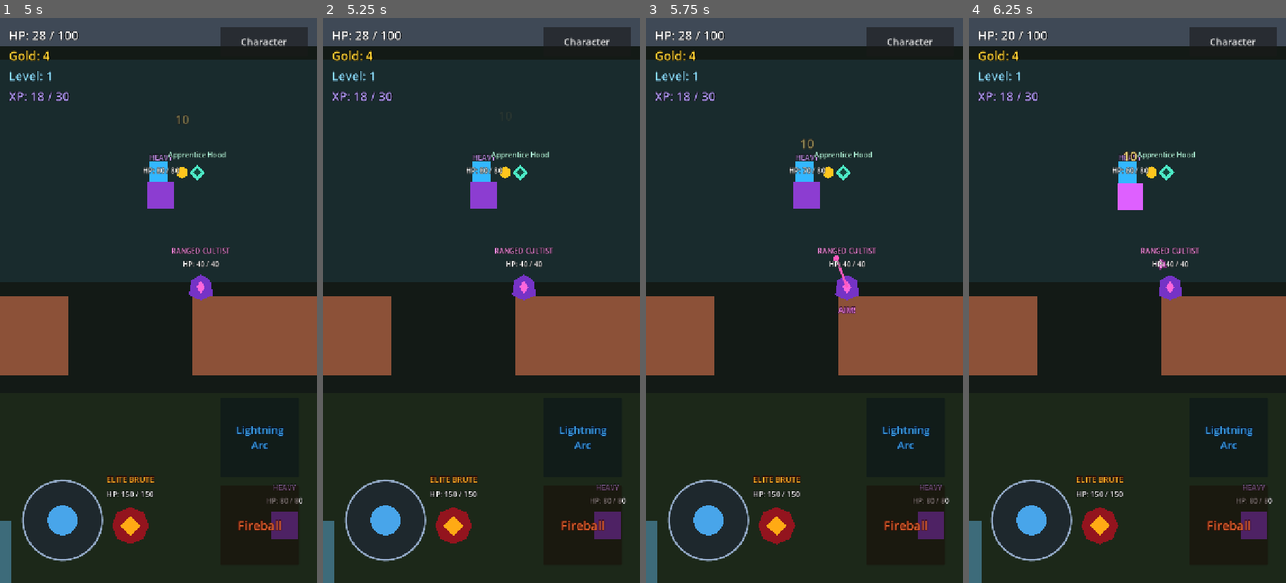
Above: before the commit, frames 1-4 (left to right).
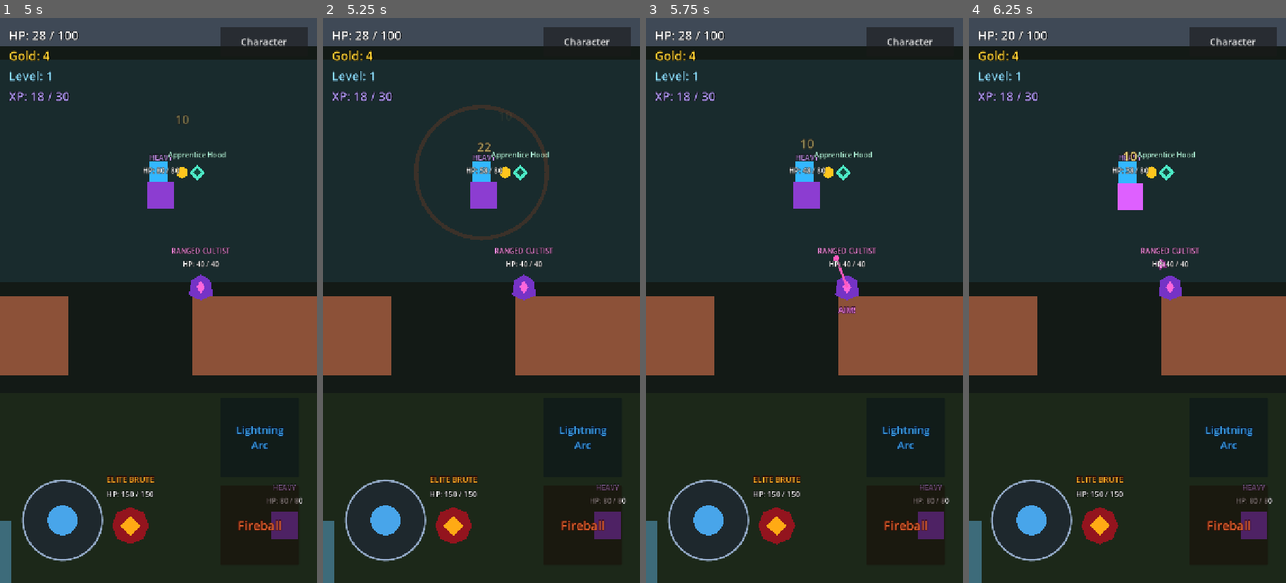
Above: after the commit, the same moments.

Repository: jaakko0/ARPG-game
Game: Godot game, scene res://scenes/main.tscn
Same seed, same stepped clock (60 frames per second), same inputs: the game is played once before the commit and once after it.
Inputs (mouse positions are in pixels of both pictures, inside the frame that each line leads up to):
- Up to frame 1 (5 s): tap Enter at 0.5 s; move the mouse to (228, 272) at 0.52 s; hold D (move_right) 0.53-1.25 s; click (228, 272) at 0.67 s; drag from (95, 328) to (142, 413) at 1.27 s; move the mouse to (190, 176) at 2.02 s; hold D (move_right) 2.03-2.75 s; drag from (142, 413) to (63, 215) at 2.77 s; move the mouse to (253, 385) at 3.52 s; hold A (move_left) 3.53-4.25 s; drag from (63, 215) to (110, 159) at 4.27 s
- Up to frame 2 (5.25 s): move the mouse to (497, 300) at 5.02 s; hold S (move_down) from 5.03 s (still down); click (497, 300) at 5.17 s
- Up to frame 3 (5.75 s): keep holding S (move_down)
- Up to frame 4 (6.25 s): release S (move_down) at 5.75 s; drag from (1079, 159) to (1064, 328) at 5.77 s

Frame 1 is identical in both runs. In frame 2, 1.0% of the frame differs, in the area x 28-72%, y 15-40%; in frame 3, less than 0.1%; in frame 4, less than 0.1%.

Commit message:
Add Flame Nova passive autocast

Diff:
--- a/scenes/player.tscn
+++ b/scenes/player.tscn
@@ -17,6 +17,8 @@
 [ext_resource type="PackedScene" path="res://scenes/character_menu.tscn" id="18_character_menu"]
 [ext_resource type="Script" path="res://scripts/save_coordinator.gd" id="19_save_coordinator_script"]
 [ext_resource type="Script" path="res://scripts/lightning_arc_skill.gd" id="20_lightning_arc_skill_script"]
+[ext_resource type="Script" path="res://scripts/autocast_skill_slots.gd" id="21_autocast_skill_slots_script"]
+[ext_resource type="Script" path="res://scripts/flame_nova_skill.gd" id="22_flame_nova_skill_script"]
 
 [sub_resource type="RectangleShape2D" id="RectangleShape2D_player"]
 size = Vector2(40, 48)
@@ -69,6 +71,12 @@
 
 [node name="LightningArcSkill" type="Node" parent="."]
 script = ExtResource("20_lightning_arc_skill_script")
+
+[node name="AutocastSkillSlots" type="Node" parent="."]
+script = ExtResource("21_autocast_skill_slots_script")
+
+[node name="FlameNovaSkill" type="Node" parent="AutocastSkillSlots"]
+script = ExtResource("22_flame_nova_skill_script")
 
 [node name="HUD" type="CanvasLayer" parent="."]
 layer = 10
--- /dev/null
+++ b/scripts/autocast_skill_slots.gd
@@ -0,0 +1,65 @@
+extends Node
+
+@onready var source := get_parent() as Node2D
+
+var skill_slots: Array[Node] = []
+
+
+func _ready() -> void:
+	for child in get_children():
+		if child.has_method("update_autocast"):
+			skill_slots.append(child)
+
+
+func _physics_process(delta: float) -> void:
+	update_autocast_skills(delta)
+
+
+func update_autocast_skills(delta: float) -> void:
+	if not is_source_available():
+		return
+
+	for skill in skill_slots:
+		if is_instance_valid(skill) and skill.has_method("update_autocast"):
+			skill.call("update_autocast", delta, source.global_position)
+
+
+func get_skill_in_slot(slot_index: int) -> Node:
+	if slot_index < 0 or slot_index >= skill_slots.size():
+		return null
+
+	var skill := skill_slots[slot_index]
+
+	if not is_instance_valid(skill):
+		return null
+
+	return skill
+
+
+func set_skill_in_slot(slot_index: int, skill: Node) -> bool:
+	if slot_index < 0 or (skill != null and not skill.has_method("update_autocast")):
+		return false
+
+	while skill_slots.size() <= slot_index:
+		skill_slots.append(null)
+
+	skill_slots[slot_index] = skill
+	return true
+
+
+func apply_intelligence_bonus(attribute_bonus: int) -> void:
+	for skill in skill_slots:
+		if is_instance_valid(skill) and skill.has_method("apply_intelligence_bonus"):
+			skill.call("apply_intelligence_bonus", attribute_bonus)
+
+
+func is_source_available() -> bool:
+	if source == null or not is_instance_valid(source) or source.is_queued_for_deletion():
+		return false
+
+	var source_health := source.get_node_or_null("Health")
+
+	if source_health != null and int(source_health.get("current_health")) <= 0:
+		return false
+
+	return true
--- /dev/null
+++ b/scripts/flame_nova_skill.gd
@@ -0,0 +1,141 @@
+extends Node
+
+@export var enemy_group: StringName = &"enemy"
+@export_range(0.1, 60.0, 0.1) var autocast_interval: float = 5.0
+@export_range(1.0, 1000.0, 1.0) var radius: float = 170.0
+@export var damage: int = 22
+@export var intelligence_damage_per_point: int = 2
+@export var visual_color: Color = Color(1.0, 0.32, 0.08, 0.9)
+@export_range(1.0, 30.0, 1.0) var visual_width: float = 10.0
+@export_range(0.05, 1.0, 0.01) var visual_lifetime: float = 0.3
+
+var time_until_ready: float
+var base_damage: int
+
+
+func _ready() -> void:
+	base_damage = damage
+	time_until_ready = autocast_interval
+
+
+func apply_intelligence_bonus(attribute_bonus: int) -> void:
+	damage = base_damage + maxi(attribute_bonus, 0) * intelligence_damage_per_point
+
+
+func update_autocast(delta: float, source_position: Vector2) -> bool:
+	time_until_ready = maxf(time_until_ready - delta, 0.0)
+
+	if time_until_ready > 0.0:
+		return false
+
+	return try_activate(source_position)
+
+
+func try_activate(source_position: Vector2) -> bool:
+	var targets := find_targets_in_radius(source_position)
+
+	if targets.is_empty():
+		return false
+
+	var targets_damaged := 0
+
+	for target in targets:
+		if damage_target(target, source_position):
+			targets_damaged += 1
+
+	if targets_damaged == 0:
+		return false
+
+	spawn_visual(source_position)
+	time_until_ready = autocast_interval
+	return true
+
+
+func find_targets_in_radius(source_position: Vector2) -> Array[Node2D]:
+	var targets: Array[Node2D] = []
+	var seen_target_ids: Dictionary = {}
+	var radius_squared := radius * radius
+
+	for candidate in get_tree().get_nodes_in_group(enemy_group):
+		var target := candidate as Node2D
+
+		if not is_valid_target(target):
+			continue
+
+		var target_id := target.get_instance_id()
+
+		if (
+			seen_target_ids.has(target_id)
+			or source_position.distance_squared_to(target.global_position) > radius_squared
+		):
+			continue
+
+		seen_target_ids[target_id] = true
+		targets.append(target)
+
+	return targets
+
+
+func is_valid_target(target: Node2D) -> bool:
+	if (
+		target == null
+		or not is_instance_valid(target)
+		or target.is_queued_for_deletion()
+		or not target.has_method("take_damage")
+	):
+		return false
+
+	var target_health := target.get_node_or_null("Health")
+
+	if target_health != null and int(target_health.get("current_health")) <= 0:
+		return false
+
+	return true
+
+
+func damage_target(target: Node2D, source_position: Vector2) -> bool:
+	if not is_valid_target(target):
+		return false
+
+	var hit_direction := (target.global_position - source_position).normalized()
+	target.call("take_damage", damage, hit_direction)
+	return true
+
+
+func spawn_visual(source_position: Vector2) -> void:
+	if get_tree().current_scene == null:
+		return
+
+	var nova_ring := Line2D.new()
+	nova_ring.name = "FlameNovaVisual"
+	nova_ring.width = visual_width
+	nova_ring.default_color = visual_color
+	nova_ring.closed = true
+	nova_ring.antialiased = true
+	nova_ring.z_index = 19
+	nova_ring.points = build_circle_points()
+	nova_ring.scale = Vector2.ONE * 0.25
+	nova_ring.add_to_group(&"flame_nova_visual")
+	get_tree().current_scene.add_child(nova_ring)
+	nova_ring.global_position = source_position
+
+	var visual_tween := nova_ring.create_tween().set_parallel()
+	visual_tween.tween_property(nova_ring, "scale", Vector2.ONE, visual_lifetime)
+	visual_tween.tween_property(
+		nova_ring,
+		"modulate",
+		Color(1.0, 1.0, 1.0, 0.0),
+		visual_lifetime
+	)
+	visual_tween.chain().tween_callback(Callable(nova_ring, "queue_free"))
+
+
+func build_circle_points() -> PackedVector2Array:
+	var circle_points := PackedVector2Array()
+	var point_count := 48
+
+	for point_index in range(point_count):
+		var angle := TAU * float(point_index) / float(point_count)
+		circle_points.append(Vector2.from_angle(angle) * radius)
+
+	return circle_points
--- a/scripts/player.gd
+++ b/scripts/player.gd
@@ -24,6 +24,7 @@
 @onready var save_status_label: Label = $HUD/SaveStatusLabel
 @onready var fireball_skill = $FireballSkill
 @onready var lightning_arc_skill = $LightningArcSkill
+@onready var autocast_skill_slots = $AutocastSkillSlots
 @onready var attribute_panel = $HUD/AttributePanel
 @onready var equipment_panel = $HUD/EquipmentPanel
 @onready var inventory_panel = $HUD/InventoryPanel
@@ -378,6 +379,8 @@
 		if is_instance_valid(skill) and skill.has_method("apply_intelligence_bonus"):
 			skill.call("apply_intelligence_bonus", intelligence_bonus)
 
+	autocast_skill_slots.call("apply_intelligence_bonus", intelligence_bonus)
+
 
 func update_equipment_attribute_bonuses() -> void:
 	attributes.set_equipment_bonuses(
--- a/tests/run_smoke_tests.gd
+++ b/tests/run_smoke_tests.gd
@@ -83,6 +83,7 @@
 
 	if player != null and not enemies.is_empty():
 		await _test_lightning_arc(sandbox, player, enemies)
+		await _test_flame_nova(sandbox, player, enemies)
 		await _test_combat_and_rewards(sandbox, player, enemies)
 		_test_progression(player)
 		_test_item_catalog_and_equipment(player, enemies)
@@ -146,7 +147,7 @@
 
 	var player_components_exist := true
 
-	for component_path in ["Health", "Experience", "Attributes", "Equipment", "Inventory", "SaveSystem", "SaveCoordinator"]:
+	for component_path in ["Health", "Experience", "Attributes", "Equipment", "Inventory", "SaveSystem", "SaveCoordinator", "AutocastSkillSlots"]:
 		if player.get_node_or_null(component_path) == null:
 			player_components_exist = false
 
@@ -157,6 +158,7 @@
 	_check(player.has_method("get_skill_in_slot"), "Player generic skill-slot lookup exists")
 	_check(not player.has_method("try_fireball"), "Player has no duplicate Fireball-specific activation method")
 	_check(not player.has_method("try_lightning_arc"), "Player has no Lightning-specific activation method")
+	_check(not player.has_method("try_flame_nova"), "Player has no Flame-Nova-specific activation method")
 	_check(player.has_method("get_movement_input"), "Player movement input path exists")
 	_check(player.has_method("save_progression") and player.has_method("load_progression"), "Player save/load command entry points exist")
 	_check(not player.has_method("get_progression_save_data"), "Player no longer builds the save payload")
@@ -166,6 +168,8 @@
 	_check(InputMap.has_action("skill_slot_2"), "Generic second skill-slot input action exists")
 	_check(not InputMap.has_action("fireball"), "Legacy Fireball-specific input action is removed")
 	_check(not InputMap.has_action("lightning_arc"), "No Lightning-specific input action exists")
+	_check(not InputMap.has_action("flame_nova"), "Flame Nova has no manual input action")
+	_check(not InputMap.has_action("skill_slot_3"), "No third manual skill-slot action exists")
 	_check(InputMap.has_action("save_game") and InputMap.has_action("load_game"), "K/L save and load actions exist")
 
 	var space_uses_first_slot := false
@@ -194,6 +198,9 @@
 
 	var fireball_skill := player.get_node("FireballSkill")
 	var lightning_arc_skill := player.get_node("LightningArcSkill")
+	var autocast_skill_slots := player.get_node("AutocastSkillSlots")
+	var flame_nova_skill := player.get_node("AutocastSkillSlots/FlameNovaSkill")
+	autocast_skill_slots.set_physics_process(false)
 	_check(
 		player.call("get_skill_in_slot", 0) == fireball_skill,
 		"Fireball runtime is assigned to skill slot 0"
@@ -205,6 +212,41 @@
 	_check(player.call("get_skill_in_slot", 2) == null, "Unassigned skill slots fail safely")
 	_check(fireball_skill.has_method("try_activate"), "Assigned Fireball runtime owns activation")
 	_check(lightning_arc_skill.has_method("try_activate"), "Assigned Lightning Arc runtime owns activation")
+	_check(
+		autocast_skill_slots.has_method("update_autocast_skills"),
+		"Player owns a reusable passive/autocast update boundary"
+	)
+	_check(
+		autocast_skill_slots.call("get_skill_in_slot", 0) == flame_nova_skill,
+		"Flame Nova occupies passive/autocast slot 0"
+	)
+	_check(
+		autocast_skill_slots.call("get_skill_in_slot", 1) == null,
+		"Unused passive/autocast slots are empty safely"
+	)
+	_check(flame_nova_skill.get("damage") == 22, "Flame Nova prototype base damage is configured")
+	_check(
+		is_equal_approx(flame_nova_skill.get("autocast_interval"), 5.0),
+		"Flame Nova prototype autocast interval is configured"
+	)
+
+	var original_passive_skill := autocast_skill_slots.call("get_skill_in_slot", 0) as Node
+	_check(
+		autocast_skill_slots.call("set_skill_in_slot", 0, null)
+		and autocast_skill_slots.call("get_skill_in_slot", 0) == null,
+		"Passive/autocast slot can be empty safely"
+	)
+	autocast_skill_slots.call("update_autocast_skills", 0.0)
+	_check(
+		autocast_skill_slots.call("set_skill_in_slot", 0, original_passive_skill),
+		"Prototype passive skill can be equipped again"
+	)
+	flame_nova_skill.set("time_until_ready", 0.0)
+	autocast_skill_slots.call("update_autocast_skills", 0.0)
+	_check(
+		is_zero_approx(flame_nova_skill.get("time_until_ready")),
+		"Ready Flame Nova waits without consuming its timer when no target exists"
+	)
 	lightning_arc_skill.set("cooldown_remaining", 0.0)
 	_check(
 		not player.call("activate_skill", 1, Vector2.RIGHT),
@@ -261,6 +303,7 @@
 	_check(mobile_controls.has_signal("skill_slot_requested"), "Mobile generic skill-slot signal exists")
 	_check(not mobile_controls.has_signal("fireball_requested"), "Mobile controls have no Fireball-specific signal")
 	_check(not mobile_controls.has_signal("lightning_arc_requested"), "Mobile controls have no Lightning-specific signal")
+	_check(mobile_controls.get_node_or_null("FlameNovaButton") == null, "Flame Nova adds no mobile button")
 	_check(
 		mobile_controls.is_connected(
 			"skill_slot_requested",
@@ -303,6 +346,14 @@
 			),
 			"Lightning Arc button does not overlap the joystick"
 		)
+
+	var manual_skill_button_count := 0
+
+	for control in mobile_controls.get_children():
+		if control is Button:
+			manual_skill_button_count += 1
+
+	_check(manual_skill_button_count == 2, "HUD still contains exactly two manual skill buttons")
 
 	for child in sandbox.get_children():
 		if child.get_script() == FireballProjectileScript:
@@ -563,6 +614,242 @@
 	await process_frame
 
 
+func _test_flame_nova(
+	sandbox: Node2D,
+	player: CharacterBody2D,
+	enemies: Array[CharacterBody2D]
+) -> void:
+	var basic := _find_enemy_by_name(enemies, "Enemy")
+	var fast := _find_enemy_by_name(enemies, "FastEnemy")
+	var heavy := _find_enemy_by_name(enemies, "HeavyEnemy")
+	var autocast_skill_slots := player.get_node("AutocastSkillSlots")
+	var flame_nova_skill := autocast_skill_slots.get_node("FlameNovaSkill")
+	var fireball_skill := player.get_node("FireballSkill")
+	var lightning_arc_skill := player.get_node("LightningArcSkill")
+
+	if basic == null or fast == null or heavy == null:
+		_check(false, "Flame Nova test targets are available")
+		return
+
+	autocast_skill_slots.set_physics_process(false)
+
+	for enemy in enemies:
+		enemy.global_position = player.global_position + Vector2(1000.0, 1000.0)
+		enemy.get_node("Health").call("restore_full")
+
+	flame_nova_skill.set("time_until_ready", 0.0)
+	var visuals_before := get_nodes_in_group("flame_nova_visual").size()
+	autocast_skill_slots.call("update_autocast_skills", 1.0)
+	_check(
+		is_zero_approx(flame_nova_skill.get("time_until_ready")),
+		"Ready Flame Nova remains ready while no enemy is nearby"
+	)
+	_check(
+		get_nodes_in_group("flame_nova_visual").size() == visuals_before,
+		"No-target Flame Nova creates no visual"
+	)
+
+	basic.global_position = player.global_position + Vector2(100.0, 0.0)
+	var basic_health := basic.get_node("Health")
+	var basic_health_before: int = basic_health.get("current_health")
+	var nova_damage: int = flame_nova_skill.get("damage")
+	fireball_skill.set("cooldown_remaining", 0.0)
+	lightning_arc_skill.set("cooldown_remaining", 0.0)
+	autocast_skill_slots.call("update_autocast_skills", 0.0)
+	_check(
+		basic_health.get("current_health") == basic_health_before - nova_damage,
+		"Ready Flame Nova activates when an enemy enters its radius"
+	)
+	_check(
+		is_equal_approx(
+			flame_nova_skill.get("time_until_ready"),
+			flame_nova_skill.get("autocast_interval")
+		),
+		"Successful Flame Nova restarts its autocast interval"
+	)
+	_check(
+		is_zero_approx(fireball_skill.get("cooldown_remaining"))
+		and is_zero_approx(lightning_arc_skill.get("cooldown_remaining")),
+		"Flame Nova does not affect either active-skill cooldown"
+	)
+	_check(
+		get_nodes_in_group("flame_nova_visual").size() == visuals_before + 1,
+		"Flame Nova creates one main visual per activation"
+	)
+
+	var nova_visual := get_nodes_in_group("flame_nova_visual").back() as Line2D
+	_check(
+		nova_visual != null
+		and nova_visual.points.size() == 48
+		and nova_visual.global_position.is_equal_approx(player.global_position),
+		"Flame Nova visual is one player-centered ring"
+	)
+	await create_timer(0.4).timeout
+	_check(
+		get_nodes_in_group("flame_nova_visual").size() == visuals_before,
+		"Flame Nova visual cleans itself up after its short lifetime"
+	)
+
+	basic_health.call("restore_full")
+	basic_health_before = basic_health.get("current_health")
+	var interval: float = flame_nova_skill.get("autocast_interval")
+	flame_nova_skill.set("time_until_ready", interval)
+	autocast_skill_slots.call("update_autocast_skills", interval - 0.1)
+	_check(
+		basic_health.get("current_health") == basic_health_before,
+		"Flame Nova does not activate before its interval completes"
+	)
+	autocast_skill_slots.call("update_autocast_skills", 0.2)
+	_check(
+		basic_health.get("current_health") == basic_health_before - nova_damage,
+		"Flame Nova activates once when its interval completes"
+	)
+	autocast_skill_slots.call("update_autocast_skills", 0.0)
+	_check(
+		basic_health.get("current_health") == basic_health_before - nova_damage,
+		"One Flame Nova activation cannot tick the same target repeatedly"
+	)
+
+	for enemy in enemies:
+		enemy.global_position = player.global_position + Vector2(1000.0, 1000.0)
+		enemy.get_node("Health").call("restore_full")
+
+	basic.global_position = player.global_position + Vector2(100.0, 0.0)
+	heavy.global_position = player.global_position + Vector2(-100.0, 0.0)
+	fast.global_position = player.global_position + Vector2(171.0, 0.0)
+	var fast_health := fast.get_node("Health")
+	var heavy_health := heavy.get_node("Health")
+	basic_health_before = basic_health.get("current_health")
+	var fast_health_before: int = fast_health.get("current_health")
+	var heavy_health_before: int = heavy_health.get("current_health")
+	visuals_before = get_nodes_in_group("flame_nova_visual").size()
+	flame_nova_skill.set("time_until_ready", 0.0)
+	autocast_skill_slots.call("update_autocast_skills", 0.0)
+	_check(
+		basic_health.get("current_health") == basic_health_before - nova_damage
+		and heavy_health.get("current_health") == heavy_health_before - nova_damage,
+		"Flame Nova damages every valid enemy inside its radius exactly once"
+	)
+	_check(
+		fast_health.get("current_health") == fast_health_before,
+		"Flame Nova does not damage enemies outside its configured radius"
+	)
+	_check(
+		get_nodes_in_group("flame_nova_visual").size() == visuals_before + 1,
+		"Multi-target Flame Nova still creates only one main visual"
+	)
+
+	for enemy in enemies:
+		enemy.global_position = player.global_position + Vector2(1000.0, 1000.0)
+		enemy.get_node("Health").call("restore_full")
+
+	basic.global_position = player.global_position + Vector2(100.0, 0.0)
+	basic_health_before = basic_health.get("current_health")
+	flame_nova_skill.set("time_until_ready", 0.0)
+	autocast_skill_slots.set_physics_process(true)
+	player.call("open_character_management")
+	await create_timer(0.1, true, true).timeout
+	_check(
+		basic_health.get("current_health") == basic_health_before
+		and is_zero_approx(flame_nova_skill.get("time_until_ready")),
+		"Character menu pause stops Flame Nova processing and damage"
+	)
+	player.call("close_character_management")
+
+	for step in 3:
+		await physics_frame
+
+	_check(
+		basic_health.get("current_health") == basic_health_before - nova_damage,
+		"Flame Nova resumes safely after the Character menu closes"
+	)
+	autocast_skill_slots.set_physics_process(false)
+
+	basic_health.call("restore_full")
+	basic_health_before = basic_health.get("current_health")
+	flame_nova_skill.set("time_until_ready", 0.0)
+	player.set("starting_position", player.global_position)
+	var player_health := player.get_node("Health")
+	player_health.call("take_damage", player_health.get("current_health"))
+	autocast_skill_slots.call("update_autocast_skills", 0.0)
+	_check(
+		basic_health.get("current_health") == basic_health_before
+		and is_zero_approx(flame_nova_skill.get("time_until_ready")),
+		"Flame Nova cannot attack while player health is depleted"
+	)
+	player.call("respawn")
+	_check(
+		player_health.get("current_health") == player_health.get("max_health")
+		and player.global_position == player.get("starting_position"),
+		"Player reset still restores health and starting position"
+	)
+	autocast_skill_slots.call("update_autocast_skills", 0.0)
+	_check(
+		basic_health.get("current_health") == basic_health_before - nova_damage,
+		"Ready Flame Nova continues safely after player reset"
+	)
+
+	for enemy in enemies:
+		enemy.global_position = player.global_position + Vector2(1000.0, 1000.0)
+		enemy.get_node("Health").call("restore_full")
+
+	var enemy_scene := load("res://scenes/enemy.tscn") as PackedScene
+	var lethal_targets: Array[CharacterBody2D] = []
+
+	for offset in [Vector2(80.0, 0.0), Vector2(-80.0, 0.0)]:
+		var lethal_target := enemy_scene.instantiate() as CharacterBody2D
+		sandbox.add_child(lethal_target)
+		lethal_target.global_position = player.global_position + offset
+		lethal_target.set_physics_process(false)
+		lethal_target.set("experience_reward", 1)
+		lethal_target.get_node("LootDropper").set("equipment_drop_chance", 0.0)
+		var lethal_health := lethal_target.get_node("Health")
+		lethal_health.call("take_damage", lethal_health.get("current_health") - 1)
+		lethal_targets.append(lethal_target)
+
+	var experience := player.get_node("Experience")
+	experience.call("restore_progress", 1, 0)
+	var experience_before: int = experience.get("current_experience")
+	var total_experience_reward := 0
+
+	for lethal_target in lethal_targets:
+		total_experience_reward += lethal_target.get("experience_reward")
+
+	var gold_pickups_before := _count_nodes_with_script(sandbox, GoldPickupScript)
+	flame_nova_skill.set("time_until_ready", 0.0)
+	autocast_skill_slots.call("update_autocast_skills", 0.0)
+	_check(
+		lethal_targets[0].get("death_processed")
+		and lethal_targets[1].get("death_processed"),
+		"One Flame Nova can safely kill multiple enemies"
+	)
+	_check(
+		experience.get("current_experience") == experience_before + total_experience_reward,
+		"Multiple Flame Nova kills award the expected XP exactly once"
+	)
+	_check(
+		_count_nodes_with_script(sandbox, GoldPickupScript) == gold_pickups_before + 2,
+		"Multiple Flame Nova kills each use the shared loot path"
+	)
+
+	var experience_after_deaths: int = experience.get("current_experience")
+	var gold_pickups_after_deaths := _count_nodes_with_script(sandbox, GoldPickupScript)
+
+	for lethal_target in lethal_targets:
+		lethal_target.call("_on_health_depleted")
+
+	_check(
+		experience.get("current_experience") == experience_after_deaths
+		and _count_nodes_with_script(sandbox, GoldPickupScript) == gold_pickups_after_deaths,
+		"Repeated depletion cannot duplicate Flame Nova rewards"
+	)
+
+	for visual in get_nodes_in_group("flame_nova_visual"):
+		visual.queue_free()
+
+	await process_frame
+
+
 func _test_combat_and_rewards(
 	sandbox: Node2D,
 	player: CharacterBody2D,
@@ -742,6 +1029,11 @@
 	_check(save_coordinator.has_method("apply_player_data"), "SaveCoordinator owns payload restoration")
 
 	var state_before_failure: Dictionary = save_coordinator.call("build_current_player_data")
+	_check(
+		not state_before_failure.has("passive_skills")
+		and not state_before_failure.has("autocast_timer"),
+		"Prototype passive slot and internal timer do not change the save schema"
+	)
 	var missing_result: Dictionary = save_coordinator.call("load_progression")
 	_check(not missing_result.get("success", false), "Missing save is rejected safely")
 	_check(missing_result.get("message", "") == "No Save Found", "Missing save feedback is preserved")
@@ -831,6 +1123,10 @@
 	_check(derived_stats.get("autoattack_damage") == 13, "Strength and equipment recalculate autoattack damage after load")
 	_check(derived_stats.get("fireball_damage") == 28, "Intelligence and equipment recalculate Fireball damage after load")
 	_check(derived_stats.get("lightning_arc_damage") == 24, "Intelligence recalculates Lightning Arc damage after load")
+	_check(
+		player.get_node("AutocastSkillSlots/FlameNovaSkill").get("damage") == 30,
+		"Intelligence recalculates Flame Nova damage after load"
+	)
 	_check(derived_stats.get("max_health") == 115, "Vitality and equipment recalculate max HP after load")
 
 	var unknown_item_data: Dictionary = full_data.duplicate(true)
Not shown: 1 places in scenes/player.tscn that only renumber resources
Not shown, added: scripts/autocast_skill_slots.gd.uid
Not shown, added: scripts/flame_nova_skill.gd.uid
